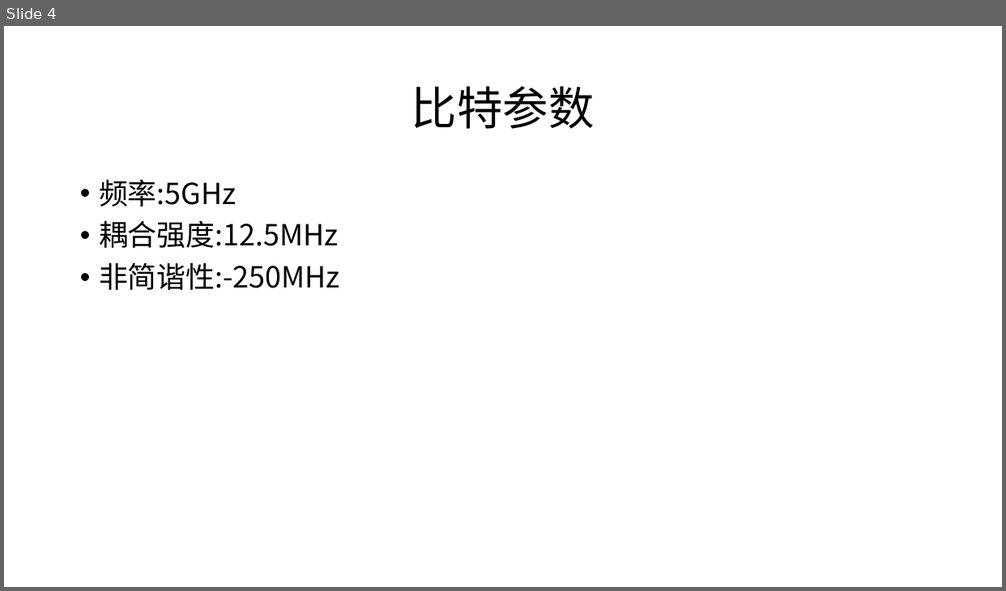
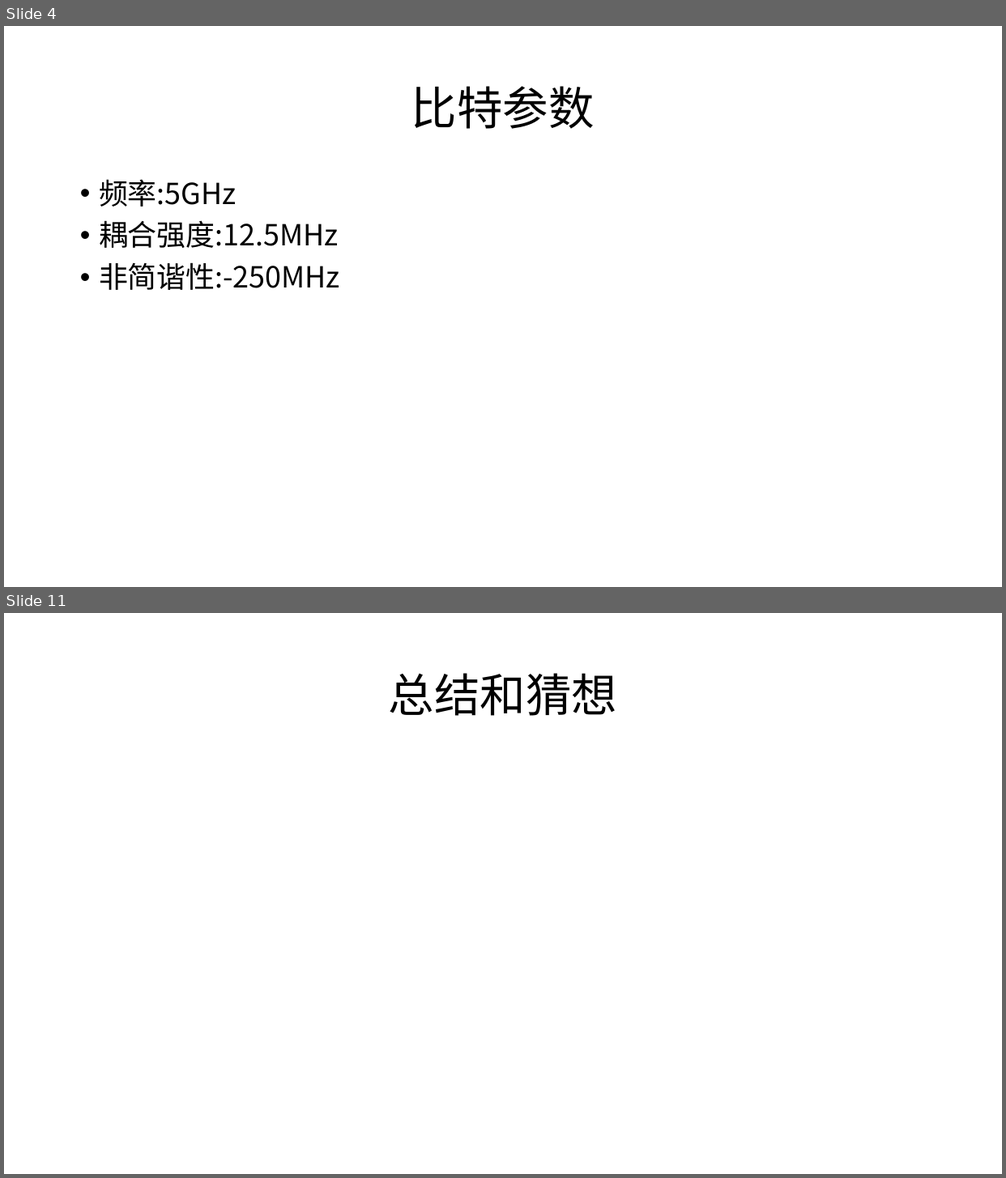
Before and after one commit to ChenZha/Quantum-Computation, a slide deck: programmer/programme/algorithm/Renyi Entropy/Renyi entropy.pptx. Shown one above the other, each under a label of ours: slide 4 before the commit, slides 4 and 11 after it; the slides between them are not shown. The pictures are 1006x591 and 1006x1178 pixels, drawn with LibreOffice and Linux fonts; fonts in the diff are those of the drawing; grey boxes stand for pictures. Boxes give left, top, right and bottom in pixels: in the first picture for what was removed or moved away, otherwise in the second. Text is boxed around its words. In the diff, an @@ line names an element or a change of style, - is before the commit and + after.

```diff
--- a/programmer/programme/algorithm/Renyi Entropy/Renyi entropy.pptx
+++ b/programmer/programme/algorithm/Renyi Entropy/Renyi entropy.pptx
@@ slide 11 added at <box>4,613,1002,1174</box>, background #FFFFFF @@
@@ title added at <box>389,673,617,716</box>, 44 pt, text #000000 @@
+总结和猜想
```
Also in this commit, not shown: 2 slides changed, 10 other slides added, 25 other files.
